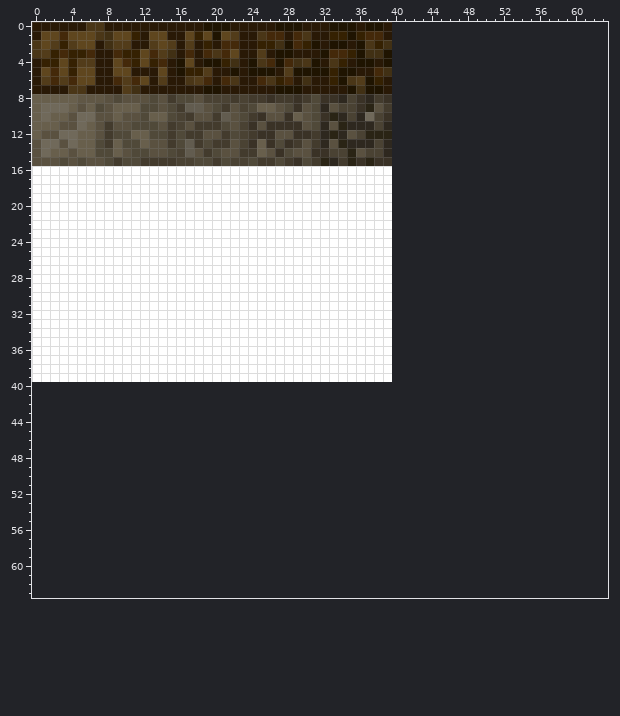
Pixel-art sprite -- Test/Assets/Textures/Tile/TileTexture.png. The first picture shows the starting point.
The file is 40x40 pixels. Colours within 5 levels of each other are drawn and written as one. The old version is drawn lined up with the new one, on the new canvas.
Once edited:
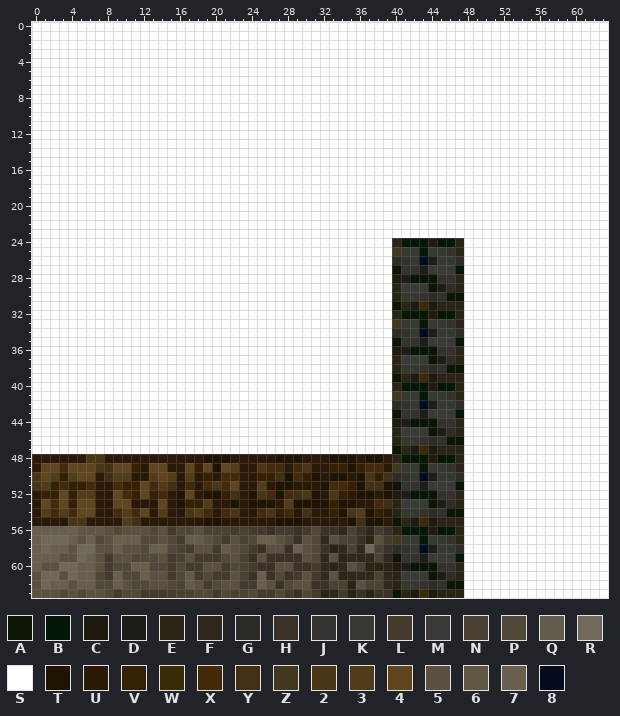
Palette (. is transparent): A #0d1605  B #051706  C #201b10  D #1b1f18  E #2a2415  F #2e281f  G #2e2c26  H #3a3226  J #33322f  K #353932  L #433b2d  M #3b3a36  N #4a4233  P #504939  Q #625c4f  R #70695a  S #ffffff  T #1f1401  U #291906  V #352102  W #3b2c08  X #44290a  Y #413014  Z #413820  2 #4a3617  3 #523c1a  4 #5f461e  5 #5a5140  6 #605745  7 #685f4c  8 #060a1e
Change:
canvas 40x40 -> 64x64
y 0: x 0..63 UUUUUU22UUUUUUUUUUUTTTUUUUUTTTUUUTTTUTTU........................ -> SSSSSSSSSSSSSSSSSSSSSSSSSSSSSSSSSSSSSSSSSSSSSSSSSSSSSSSSSSSSSSSS
y 1: x 0..63 U44X4442Y44VU44UU4V4T43UU2XXUX2UUVVTVXXU........................ -> SSSSSSSSSSSSSSSSSSSSSSSSSSSSSSSSSSSSSSSSSSSSSSSSSSSSSSSSSSSSSSSS
y 2: x 0..63 243V344UY33UU343U3UVUXXUUVVYTXVTUTTUT2VY........................ -> SSSSSSSSSSSSSSSSSSSSSSSSSSSSSSSSSSSSSSSSSSSSSSSSSSSSSSSSSSSSSSSS
y 3: x 0..63 23VXVVXUUXVV4X3YUXUX2X4UU3UTTUUUTXXVTYYT........................ -> SSSSSSSSSSSSSSSSSSSSSSSSSSSSSSSSSSSSSSSSSSSSSSSSSSSSSSSSSSSSSSSS
y 4: x 0..63 UVV4V33UU4XV4VXUT4UTTVYUT2XTXY2TU2VUTTUT........................ -> SSSSSSSSSSSSSSSSSSSSSSSSSSSSSSSSSSSSSSSSSSSSSSSSSSSSSSSSSSSSSSSS
y 5: x 0..63 U4X4V44UU44UUU4UTVV3UUTUTTTU3TTTTVTTUUXY........................ -> SSSSSSSSSSSSSSSSSSSSSSSSSSSSSSSSSSSSSSSSSSSSSSSSSSSSSSSSSSSSSSSS
y 6: x 0..63 U3X3X44UUX3X4U3UU23XUX2UUX2VXUYUUVT23TVU........................ -> SSSSSSSSSSSSSSSSSSSSSSSSSSSSSSSSSSSSSSSSSSSSSSSSSSSSSSSSSSSSSSSS
y 7: x 0..63 UUUU22UUUU3YUUUUUUUTTUUUUUUTTTUUUUUTYTTU........................ -> SSSSSSSSSSSSSSSSSSSSSSSSSSSSSSSSSSSSSSSSSSSSSSSSSSSSSSSSSSSSSSSS
y 8: x 0..63 777776665P555P5LPP5NNNLNLLHLLHLPHHFNHFLH........................ -> SSSSSSSSSSSSSSSSSSSSSSSSSSSSSSSSSSSSSSSSSSSSSSSSSSSSSSSSSSSSSSSS
y 9: x 0..63 7RRR757P5777PP5PLQQ5PL5NP775PH5PF5NNHE5L........................ -> SSSSSSSSSSSSSSSSSSSSSSSSSSSSSSSSSSSSSSSSSSSSSSSSSSSSSSSSSSSSSSSS
y 10: x 0..63 7R775RR55755P77PNL55LQ5PLH55H75PHEFNFRNH........................ -> SSSSSSSSSSSSSSSSSSSSSSSSSSSSSSSSSSSSSSSSSSSSSSSSSSSSSSSSSSSSSSSS
y 11: x 0..63 77755R75L55PPP5LN5LLLP5NH5HHHH5PF5EFFFNF........................ -> SSSSSSSSSSSSSSSSSSSSSSSSSSSSSSSSSSSSSSSSSSSSSSSSSSSSSSSSSSSSSSSS
y 12: x 0..63 755RR775LPP77PPLPLL55LPNLHH55HHLFEF5NEEE........................ -> SSSSSSSSSSSSSSSSSSSSSSSSSSSSSSSSSSSSSSSSSSSSSSSSSSSSSSSSSSSSSSSS
y 13: x 0..63 5RR5R77PL7PP755LPQLPLL5NH7HPHL5LF5EFFFNF........................ -> SSSSSSSSSSSSSSSSSSSSSSSSSSSSSSSSSSSSSSSSSSSSSSSSSSSSSSSSSSSSSSSS
y 14: x 0..63 5R77577PP75PP55PNQ5LP55LL75HP55HHNNE5NNF........................ -> SSSSSSSSSSSSSSSSSSSSSSSSSSSSSSSSSSSSSSSSSSSSSSSSSSSSSSSSSSSSSSSS
y 15: x 0..63 555P5P55PLPPLLLLNNPPLPNNPLLPLHPLEFLEHEHH........................ -> SSSSSSSSSSSSSSSSSSSSSSSSSSSSSSSSSSSSSSSSSSSSSSSSSSSSSSSSSSSSSSSS
y 16..23: x 40..63 ........................ -> SSSSSSSSSSSSSSSSSSSSSSSS
y 24: x 40..63 ........................ -> EBBBCBBESSSSSSSSSSSSSSSS
y 25: x 40..63 ........................ -> ZKKBKKJESSSSSSSSSSSSSSSS
y 26: x 40..63 ........................ -> GJK8DKKGSSSSSSSSSSSSSSSS
y 27: x 40..63 ........................ -> AJJDMMMBSSSSSSSSSSSSSSSS
y 28: x 40..63 ........................ -> CDBBAJJESSSSSSSSSSSSSSSS
y 29: x 40..63 ........................ -> EMMMADGESSSSSSSSSSSSSSSS
y 30: x 40..63 ........................ -> EKKJGJAASSSSSSSSSSSSSSSS
y 31: x 40..63 ........................ -> AECWCEEESSSSSSSSSSSSSSSS
y 32: x 40..63 ........................ -> EBBBCBBESSSSSSSSSSSSSSSS
y 33: x 40..63 ........................ -> ZKKBKKJESSSSSSSSSSSSSSSS
y 34: x 40..63 ........................ -> GJK8DKKGSSSSSSSSSSSSSSSS
y 35: x 40..63 ........................ -> AJJDMMMBSSSSSSSSSSSSSSSS
y 36: x 40..63 ........................ -> CDBBAJJESSSSSSSSSSSSSSSS
y 37: x 40..63 ........................ -> EMMMADGESSSSSSSSSSSSSSSS
y 38: x 40..63 ........................ -> EKKJGJAASSSSSSSSSSSSSSSS
y 39: x 40..63 ........................ -> AECWCEEESSSSSSSSSSSSSSSS
y 40: x 0..63 ................................................................ -> SSSSSSSSSSSSSSSSSSSSSSSSSSSSSSSSSSSSSSSSEBBBCBBESSSSSSSSSSSSSSSS
y 41: x 0..63 ................................................................ -> SSSSSSSSSSSSSSSSSSSSSSSSSSSSSSSSSSSSSSSSZKKBKKJESSSSSSSSSSSSSSSS
y 42: x 0..63 ................................................................ -> SSSSSSSSSSSSSSSSSSSSSSSSSSSSSSSSSSSSSSSSGJK8DKKGSSSSSSSSSSSSSSSS
y 43: x 0..63 ................................................................ -> SSSSSSSSSSSSSSSSSSSSSSSSSSSSSSSSSSSSSSSSAJJDMMMBSSSSSSSSSSSSSSSS
y 44: x 0..63 ................................................................ -> SSSSSSSSSSSSSSSSSSSSSSSSSSSSSSSSSSSSSSSSCDBBAJJESSSSSSSSSSSSSSSS
y 45: x 0..63 ................................................................ -> SSSSSSSSSSSSSSSSSSSSSSSSSSSSSSSSSSSSSSSSEMMMADGESSSSSSSSSSSSSSSS
y 46: x 0..63 ................................................................ -> SSSSSSSSSSSSSSSSSSSSSSSSSSSSSSSSSSSSSSSSEKKJGJAASSSSSSSSSSSSSSSS
y 47: x 0..63 ................................................................ -> SSSSSSSSSSSSSSSSSSSSSSSSSSSSSSSSSSSSSSSSAECWCEEESSSSSSSSSSSSSSSS
y 48: x 0..63 ................................................................ -> UUUUUU22UUUUUUUUUUUTTTUUUUUTTTUUUTTTUTTUEBBBCBBESSSSSSSSSSSSSSSS
y 49: x 0..63 ................................................................ -> U44X4442Y44VU44UU4V4T43UU2XXUX2UUVVTVXXUZKKBKKJESSSSSSSSSSSSSSSS
y 50: x 0..63 ................................................................ -> 243V344UY33UU343U3UVUXXUUVVYTXVTUTTUT2VYGJK8DKKGSSSSSSSSSSSSSSSS
y 51: x 0..63 ................................................................ -> 23VXVVXUUXVV4X3YUXUX2X4UU3UTTUUUTXXVTYYTAJJDMMMBSSSSSSSSSSSSSSSS
y 52: x 0..63 ................................................................ -> UVV4V33UU4XV4VXUT4UTTVYUT2XTXY2TU2VUTTUTCDBBAJJESSSSSSSSSSSSSSSS
y 53: x 0..63 ................................................................ -> U4X4V44UU44UUU4UTVV3UUTUTTTU3TTTTVTTUUXYEMMMADGESSSSSSSSSSSSSSSS
y 54: x 0..63 ................................................................ -> U3X3X44UUX3X4U3UU23XUX2UUX2VXUYUUVT23TVUEKKJGJAASSSSSSSSSSSSSSSS
y 55: x 0..63 ................................................................ -> UUUU22UUUU3YUUUUUUUTTUUUUUUTTTUUUUUTYTTUAECWCEEESSSSSSSSSSSSSSSS
y 56: x 0..63 ................................................................ -> 777776665P555P5LPP5NNNLNLLHLLHLPHHFNHFLHEBBBCBBESSSSSSSSSSSSSSSS
y 57: x 0..63 ................................................................ -> 7RRR757P5777PP5PLQQ5PL5NP775PH5PF5NNHE5LZKKBKKJESSSSSSSSSSSSSSSS
y 58: x 0..63 ................................................................ -> 7R775RR55755P77PNL55LQ5PLH55H75PHEFNFRNHGJK8DKKGSSSSSSSSSSSSSSSS
y 59: x 0..63 ................................................................ -> 77755R75L55PPP5LN5LLLP5NH5HHHH5PF5EFFFNFAJJDMMMBSSSSSSSSSSSSSSSS
y 60: x 0..63 ................................................................ -> 755RR775LPP77PPLPLL55LPNLHH55HHLFEF5NEEECDBBAJJESSSSSSSSSSSSSSSS
y 61: x 0..63 ................................................................ -> 5RR5R77PL7PP755LPQLPLL5NH7HPHL5LF5EFFFNFEMMMADGESSSSSSSSSSSSSSSS
y 62: x 0..63 ................................................................ -> 5R77577PP75PP55PNQ5LP55LL75HP55HHNNE5NNFEKKJGJAASSSSSSSSSSSSSSSS
y 63: x 0..63 ................................................................ -> 555P5P55PLPPLLLLNNPPLPNNPLLPLHPLEFLEHEHHAECWCEEESSSSSSSSSSSSSSSS
Boxes around the changes in both pictures, in picture pixels (x1, y1, x2, y2):
changed: (32, 22, 608, 598)
